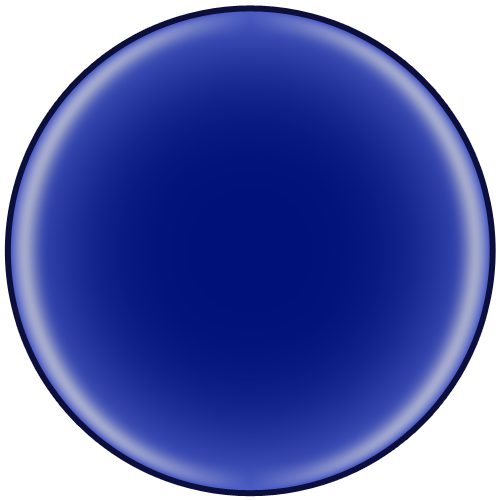
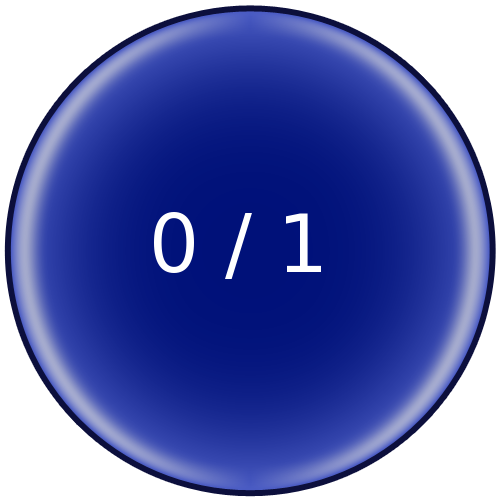
Two versions of the same layered image (w=500, h=500). Layer-by-layer changes:
added layer "0 / 1" above "Bool" over [154, 212, 321, 279]
